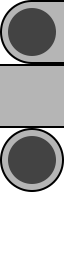
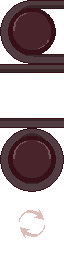
Layered file, before and after one edit (64×256). Changes by layer:
added layer "レイヤー 2" (1st of 2) above "レイヤー 1" over (x1=19, y1=209, x2=45, y2=238)
added layer "レイヤー 1" (1st of 2) above "Old" over (x1=0, y1=0, x2=64, y2=192)
moved "レイヤー 2" (2nd of 2, in "Old") into group "Old" over (x1=19, y1=209, x2=45, y2=238)
moved "レイヤー 1" (2nd of 2, in "Old") into group "Old" over (x1=0, y1=0, x2=64, y2=192)
